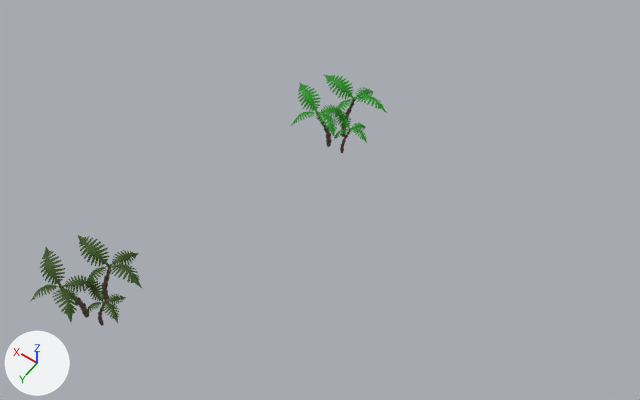
One commit to the OBJ model data/palm_trees.obj: the scene before it, then after it.
One viewpoint serves both versions: a 50 mm camera at (-41.8, 91.6, 167.0) aimed at (28.4, -6.6, 12.7). The lights are fixed; the arrows at lower left show +X, +Y and +Z. Where no turn or scale is listed for an object, it has been applied to the vertices.

Objects in the first picture: 'Palmier.001_0_Palmier.001_Cylinder.001', 'Palmier.001_1_Palmier.002_Cylinder.001', 'Palmier.001_2_Palmier_Cylinder.001', 'Palmier.002_0_Palmier.001_Cylinder.003', 'Palmier.002_1_Palmier.002_Cylinder.004', 'Palmier.002_2_Palmier_Cylinder.002'.
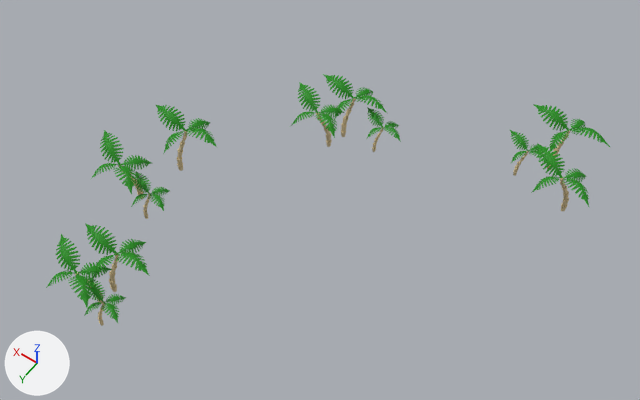
Where the change shows, as pixel boxes [x1, y1, x2, y2] in the pictures (640 x 400 px):
'Palmier.002_2_Palmier_Cylinder.002', recoloured, mesh moved
    before: [30, 247, 98, 322]
    after: [46, 234, 112, 308]
'Palmier.002_0_Palmier.001_Cylinder.003', recoloured, mesh moved
    before: [78, 235, 142, 303]
    after: [85, 223, 149, 292]
'Palmier.001_2_Palmier_Cylinder.002', added (green)
    after: [532, 143, 589, 211]
'Palmier.003_2_Palmier_Cylinder_Palmier.002_2_Palmier_Cylinder.001', added (green)
    after: [90, 130, 152, 199]
'Palmier.003_0_Palmier.001_Cylinder_Palmier.002_0_Palmier.001_Cylinder.001', added (green)
    after: [155, 104, 217, 171]
'Palmier.001_0_Palmier.001_Cylinder.002', added (green)
    after: [533, 104, 610, 169]
'Palmier.001_1_Palmier.002_Cylinder.001', mesh moved
    before: [333, 113, 367, 153]
    after: [367, 107, 401, 152]
'Palmier.003_1_Palmier.002_Cylinder_Palmier.002_1_Palmier.002_Cylinder.001', added (green)
    after: [131, 171, 170, 219]
'Palmier.001_1_Palmier.002_Cylinder.002', added (green)
    after: [510, 130, 550, 176]

Edits to the bpy script that builds the scene:
```text
Change me_palmier_001_1_palmier_002_cylinder_001:
    where me_palmier_001_1_palmier_002_cylinder_001.from_pydata(...)  # 496 vertices, 720 faces; spans x 30.75..43.62, y -35.75..-27.12, z 0.02..10.05
    me_palmier_001_1_palmier_002_cylinder_001 part 1: the whole mesh is moved by (-6.85, -3.95, 1.35)
Change me_palmier_002_0_palmier_001_cylinder_003:
    where me_palmier_002_0_palmier_001_cylinder_003.from_pydata(...)  # 496 vertices, 720 faces; spans x 43.0..63.3, y 26.7..40.6, z 2.1..16.9
    remove me_palmier_002_0_palmier_001_cylinder_003.materials.append(mat_tronc_p)  # brown #654c44
    remove me_palmier_002_0_palmier_001_cylinder_003.materials.append(mat_feuilles)  # dark green #324f02
    me_palmier_002_0_palmier_001_cylinder_003 part 2: the whole mesh is moved by (0.7, -3.1, 0.1)
    add me_palmier_002_0_palmier_001_cylinder_003.materials.append(mat_tronc_p_001)  # brown #654c44
    add me_palmier_002_0_palmier_001_cylinder_003.materials.append(mat_feuilles_001)  # green #188b07
Change me_palmier_002_2_palmier_cylinder_002:
    where me_palmier_002_2_palmier_cylinder_002.from_pydata(...)  # 496 vertices, 720 faces; spans x 48.4..66.1, y 37.3..48.9, z 2.7..17.6
    remove me_palmier_002_2_palmier_cylinder_002.materials.append(mat_tronc_p)  # brown #654c44
    remove me_palmier_002_2_palmier_cylinder_002.materials.append(mat_feuilles)  # dark green #324f02
    me_palmier_002_2_palmier_cylinder_002 part 3: the whole mesh is moved by (0.5, -4.5, -1.1)
    add me_palmier_002_2_palmier_cylinder_002.materials.append(mat_tronc_p_001)  # brown #654c44
    add me_palmier_002_2_palmier_cylinder_002.materials.append(mat_feuilles_001)  # green #188b07
Add ob_palmier_003_2_palmier_cylinder_palmier_002_2_palmier_cylinder_001:
    ob_palmier_003_2_palmier_cylinder_palmier_002_2_palmier_cylinder_001 = bpy.data.objects.new('Palmier.003_2_Palmier_Cylinder_Palmier.002_2_Palmier_Cylinder.001', me_palmier_003_2_palmier_cylinder_palmier_002_2_palmier_cylinder_001)  # 496 vertices, 720 faces; spans x 57.6..75.2, y 9.2..20.9, z 7.7..22.5; in mat_tronc_p_002 (beige #dac597), mat_feuilles_002 (green #188b07)
    ob_palmier_003_2_palmier_cylinder_palmier_002_2_palmier_cylinder_001.location = (0.0, 0.0, 0.0)
Add ob_palmier_003_1_palmier_002_cylinder_palmier_002_1_palmier_002_cylinder_001:
    ob_palmier_003_1_palmier_002_cylinder_palmier_002_1_palmier_002_cylinder_001 = bpy.data.objects.new('Palmier.003_1_Palmier.002_Cylinder_Palmier.002_1_Palmier.002_Cylinder.001', me_palmier_003_1_palmier_002_cylinder_palmier_002_1_palmier_002_cylinder_001)  # 496 vertices, 720 faces; spans x 52.6..65.46, y 10.5..19.13, z 6.15..16.18; in mat_tronc_p_002 (beige #dac597), mat_feuilles_002 (green #188b07)
    ob_palmier_003_1_palmier_002_cylinder_palmier_002_1_palmier_002_cylinder_001.location = (0.0, 0.0, 0.0)
Add ob_palmier_003_0_palmier_001_cylinder_palmier_002_0_palmier_001_cylinder_001:
    ob_palmier_003_0_palmier_001_cylinder_palmier_002_0_palmier_001_cylinder_001 = bpy.data.objects.new('Palmier.003_0_Palmier.001_Cylinder_Palmier.002_0_Palmier.001_Cylinder.001', me_palmier_003_0_palmier_001_cylinder_palmier_002_0_palmier_001_cylinder_001)  # 496 vertices, 720 faces; spans x 51.9..72.2, y -8.5..5.4, z 6.4..21.2; in mat_tronc_p_002 (beige #dac597), mat_feuilles_002 (green #188b07)
    ob_palmier_003_0_palmier_001_cylinder_palmier_002_0_palmier_001_cylinder_001.location = (0.0, 0.0, 0.0)
Add ob_palmier_001_2_palmier_cylinder_002:
    ob_palmier_001_2_palmier_cylinder_002 = bpy.data.objects.new('Palmier.001_2_Palmier_Cylinder.002', me_palmier_001_2_palmier_cylinder_002)  # 496 vertices, 720 faces; spans x -21.5..-3.8, y -46.9..-35.2, z 3.5..18.3; in mat_tronc_p_003 (beige #dac597), mat_feuilles_003 (green #188b07)
    ob_palmier_001_2_palmier_cylinder_002.location = (0.0, 0.0, 0.0)
Add ob_palmier_001_1_palmier_002_cylinder_002:
    ob_palmier_001_1_palmier_002_cylinder_002 = bpy.data.objects.new('Palmier.001_1_Palmier.002_Cylinder.002', me_palmier_001_1_palmier_002_cylinder_002)  # 496 vertices, 720 faces; spans x -8.52..4.34, y -51.21..-42.58, z 3.65..13.68; in mat_tronc_p_003 (beige #dac597), mat_feuilles_003 (green #188b07)
    ob_palmier_001_1_palmier_002_cylinder_002.location = (0.0, 0.0, 0.0)
Add ob_palmier_001_0_palmier_001_cylinder_002:
    ob_palmier_001_0_palmier_001_cylinder_002 = bpy.data.objects.new('Palmier.001_0_Palmier.001_Cylinder.002', me_palmier_001_0_palmier_001_cylinder_002)  # 496 vertices, 720 faces; spans x -18.4..1.9, y -59.7..-45.8, z 5.6..20.4; in mat_tronc_p_003 (beige #dac597), mat_feuilles_003 (green #188b07)
    ob_palmier_001_0_palmier_001_cylinder_002.location = (0.0, 0.0, 0.0)
```
